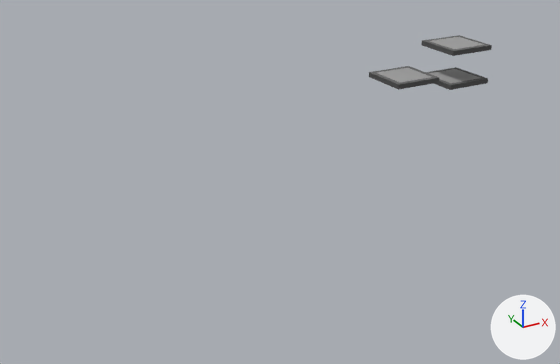
The Blender file Working/Scenes/style.blend as it was, and as the next commit left it.
One viewpoint serves both versions: a camera (50 mm lens) standing at (-107.8, -120.8, 44.9) and looking at (-50.5, -16.7, -7.1). Arrows for +X, +Y and +Z are at lower right; the lights stay in place.
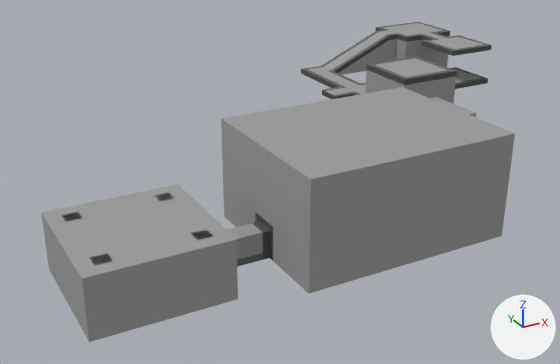
Pixel boxes [x1, y1, x2, y2] of what changed, in the pictures (560 x 364 px):
'Cube.007', added: after [221, 87, 515, 293]
'Cube.008', added: after [41, 184, 238, 342]
'Cube.004', added: after [301, 30, 398, 99]
'Cube.005', added: after [365, 56, 457, 104]
'Cube.003', added: after [376, 22, 450, 67]
'Cube.009', added: after [226, 222, 270, 267]
'Cube.006', added: after [430, 97, 476, 117]
'Cube.012', added: after [90, 253, 112, 265]
'Cube.013', added: after [191, 229, 213, 240]
'Cube.011', added: after [62, 212, 82, 222]
'Cube.010', added: after [155, 193, 174, 201]
'Cube.002', unchanged, covered by the edit: before [369, 66, 439, 90]

The change, as a list of edits to the scene's bpy script:
```text
Add ob_cube_003:
    ob_cube_003 = bpy.data.objects.new('Cube.003', me_cube_003)  # 120 vertices, 118 faces; spans x -6.0..6.0, y -1.0..10.0, z -1.0..7.0; in mat_stone (grey #a0a0a0), mat_dark (dark grey #595959), mat_mid (dark grey #6d6d6d)
    ob_cube_003.location = (0.0, 10.0, 0.0)
Add ob_cube_004:
    ob_cube_004 = bpy.data.objects.new('Cube.004', me_cube_004)  # 110 vertices, 109 faces; spans x -24.0..1.0, y -25.0..3.0, z 0.0..7.0; in mat_stone (grey #a0a0a0), mat_mid (dark grey #6d6d6d), mat_dark (dark grey #595959)
    ob_cube_004.location = (-7.0, 14.0, 0.0)
Add ob_cube_005:
    ob_cube_005 = bpy.data.objects.new('Cube.005', me_cube_005)  # 92 vertices, 74 faces; spans x -5.0..6.0, y -6.0..5.2, z -1.0..9.0; in mat_stone (grey #a0a0a0), mat_mid (dark grey #6d6d6d), mat_dark (dark grey #595959)
    ob_cube_005.location = (-25.0, -16.0, 0.0)
Add ob_cube_006:
    ob_cube_006 = bpy.data.objects.new('Cube.006', me_cube_006)  # 70 vertices, 60 faces; spans x -10.0..2.0, y -9.0..1.0, z 1.0..5.0; in mat_stone (grey #a0a0a0), mat_mid (dark grey #6d6d6d), mat_dark (dark grey #595959)
    ob_cube_006.location = (-25.0, -23.0, 0.0)
Add ob_cube_007:
    ob_cube_007 = bpy.data.objects.new('Cube.007', me_cube_007)  # 255 vertices, 241 faces; spans x -21.0..10.0, y -14.0..10.0, z -8.0..7.0; in mat_stone (grey #a0a0a0), mat_mid (dark grey #6d6d6d), mat_dark (dark grey #595959)
    ob_cube_007.location = (-45.0, -38.0, 3.0)
Add ob_cube_008:
    ob_cube_008 = bpy.data.objects.new('Cube.008', me_cube_009)  # 104 vertices, 99 faces; spans x -13.0..5.0, y -9.0..9.0, z 0.5..8.5; in mat_stone (grey #a0a0a0), mat_mid (dark grey #6d6d6d), mat_dark (dark grey #595959)
    ob_cube_008.location = (-79.0, -40.0, -5.5)
Add ob_cube_010:
    ob_cube_010 = bpy.data.objects.new('Cube.010', me_cube_008)  # 20 vertices, 18 faces; spans x -1.0..1.0, y -1.0..1.0, z -4.0..4.0; in mat_stone (grey #a0a0a0), mat_mid (dark grey #6d6d6d)
    ob_cube_010.location = (-77.0, -34.0, -1.0)
Add ob_cube_011:
    ob_cube_011 = bpy.data.objects.new('Cube.011', me_cube_008)  # 20 vertices, 18 faces; spans x -1.0..1.0, y -1.0..1.0, z -4.0..4.0; in mat_stone (grey #a0a0a0), mat_mid (dark grey #6d6d6d)
    ob_cube_011.location = (-89.0, -34.0, -1.0)
Add ob_cube_012:
    ob_cube_012 = bpy.data.objects.new('Cube.012', me_cube_008)  # 20 vertices, 18 faces; spans x -1.0..1.0, y -1.0..1.0, z -4.0..4.0; in mat_stone (grey #a0a0a0), mat_mid (dark grey #6d6d6d)
    ob_cube_012.location = (-89.0, -46.0, -1.0)
Add ob_cube_013:
    ob_cube_013 = bpy.data.objects.new('Cube.013', me_cube_008)  # 20 vertices, 18 faces; spans x -1.0..1.0, y -1.0..1.0, z -4.0..4.0; in mat_stone (grey #a0a0a0), mat_mid (dark grey #6d6d6d)
    ob_cube_013.location = (-77.0, -46.0, -1.0)
Add ob_cube_009:
    ob_cube_009 = bpy.data.objects.new('Cube.009', me_cube_010)  # 24 vertices, 18 faces; spans x -4.0..4.0, y -2.0..1.0, z -1.0..3.0; in mat_stone (grey #a0a0a0), mat_mid (dark grey #6d6d6d), mat_dark (dark grey #595959)
    ob_cube_009.location = (-70.0, -40.0, -4.0)
```
